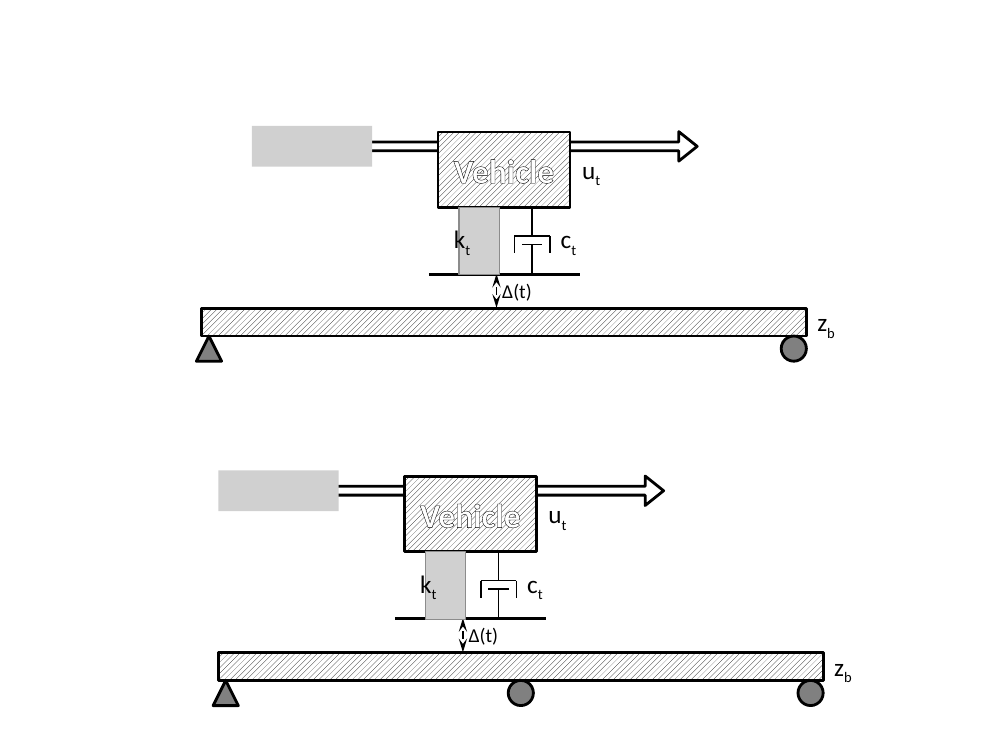
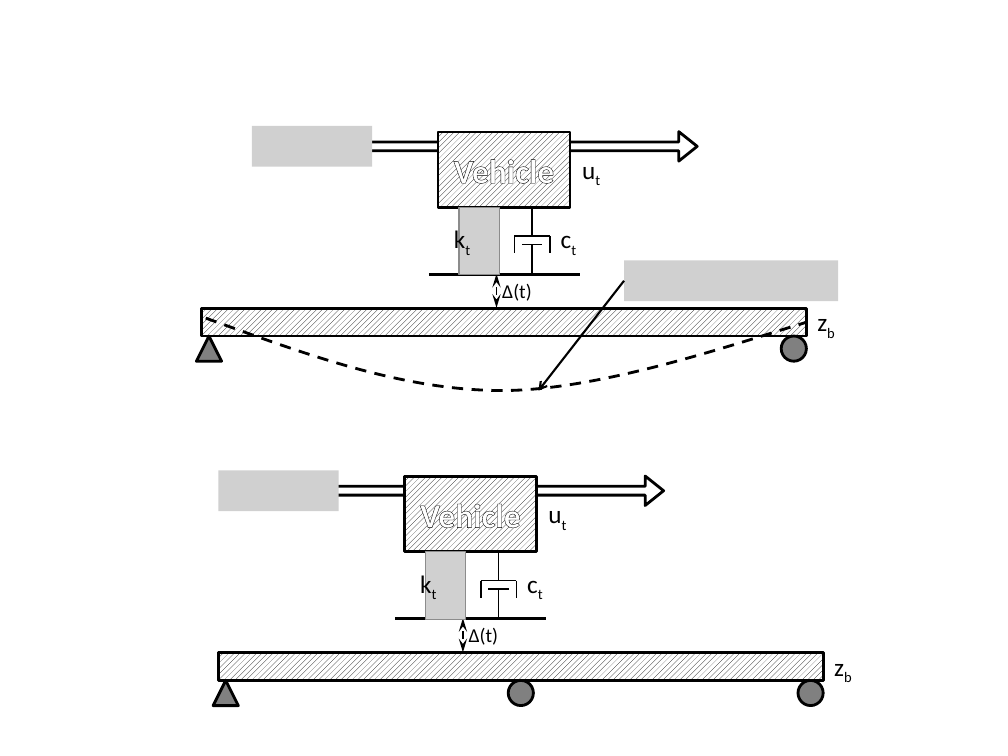
Before and after one commit to jbbraley/DAF, a slide deck: slide 2 of Modeling/Simple/state-space/2DOF_state-space_derivation.pptx. Drawn at 1008x756 pixels with LibreOffice and Linux fonts; fonts in the diff are those of the drawing; grey boxes stand for pictures. Boxes give left, top, right and bottom in pixels: in the first picture for what was removed or moved away, otherwise in the second. Text is boxed around its words. In the diff, an @@ line names an element or a change of style, - is before the commit and + after.

```diff
--- a/Modeling/Simple/state-space/2DOF_state-space_derivation.pptx
+++ b/Modeling/Simple/state-space/2DOF_state-space_derivation.pptx
@@ picture added at box(624, 260, 838, 300) @@
@@ arrow added from (624, 281) to (538, 391), #000000 1.5 pt @@
@@ freeform shape added at box(206, 319, 806, 391), outline #000000 2 pt dashed @@
```
Also in this commit, not shown: 28 other files.
